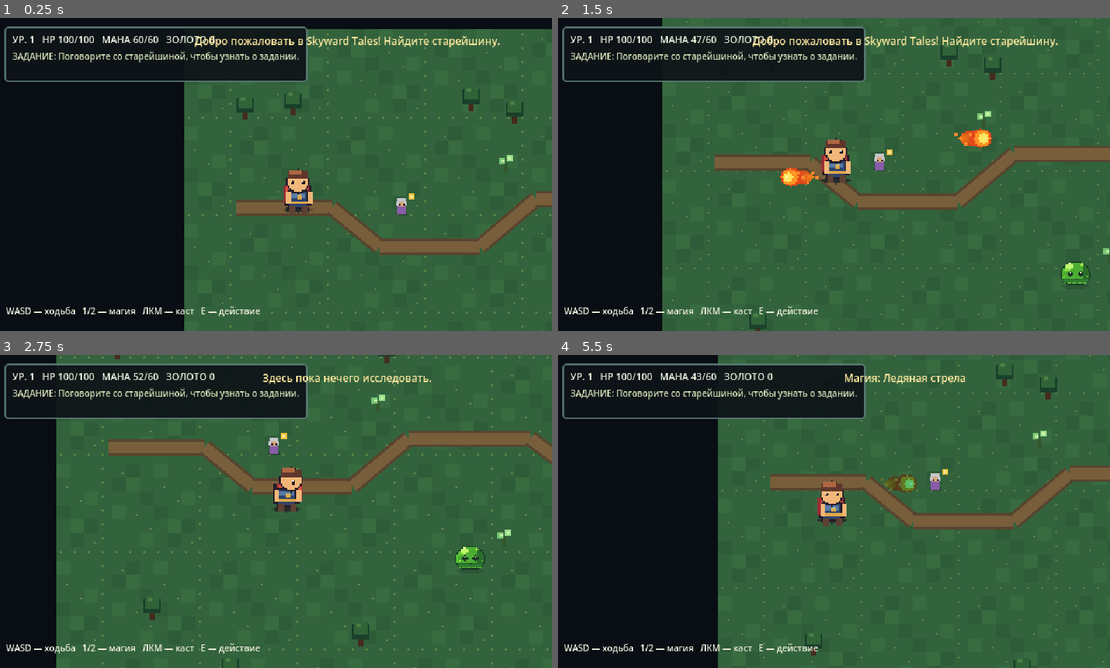
Above: before the commit, frames 1-4 (two rows, left to right).
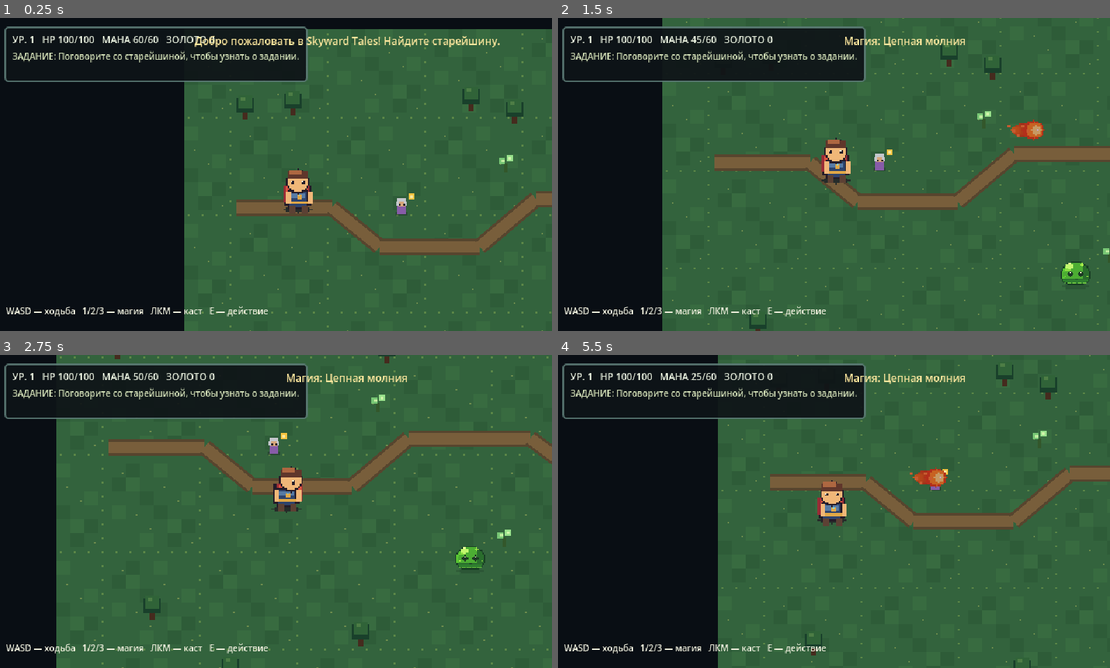
Above: after the commit, the same moments.

Repository: DoctorStrangeSH/Skyward-Tales
Game: Godot game, scene res://scenes/main.tscn
The game is run twice, just before and just after one commit, with the same random seed, the same clock (stepped at 60 frames per second) and the same inputs.
Inputs (mouse positions are in pixels of both pictures, inside the frame that each line leads up to):
- Up to frame 1 (0.25 s): no input
- Up to frame 2 (1.5 s): tap Enter at 0.5 s; move the mouse to (955, 158) at 0.52 s; hold D (move_right) 0.53-1.28 s; tap 3 at 0.6 s; click (955, 158) at 0.67 s; move the mouse to (718, 190) at 1.27 s; hold S (move_down) from 1.28 s (still down); click (718, 190) at 1.35 s
- Up to frame 3 (2.75 s): tap 3 at 1.55, 2.3 s; move the mouse to (331, 442) at 2.02 s; release S (move_down) at 2.03 s; hold D (move_right) from 2.03 s (still down); hold E (interact) from 2.03 s (still down)
- Up to frame 4 (5.5 s): move the mouse to (806, 574) at 2.77 s; release D (move_right) at 2.78 s; release E (interact) at 2.78 s; hold W (move_up) 2.78-3.53 s; tap 3 at 2.85, 3.8, 4.55, 5.1 s; click (806, 574) at 2.92 s; move the mouse to (999, 558) at 3.52 s; hold A (move_left) 3.53-5.03 s; tap 1 at 3.6 s; move the mouse to (662, 464) at 4.27 s; tap 2 at 4.35 s; move the mouse to (861, 511) at 5.02 s; hold S (move_down) from 5.03 s (still down); click (861, 511) at 5.17 s

The runs differ from the first frame. In frame 1, 0.4% of the frame differs, in the area x 17-49%, y 92-96%; in frame 2, 2.0%, in the area x 17-91%, y 5-96%; in frame 3, 0.8%; in frame 4, 1.1%.

Commit message:
feat: introduce chain lightning spell with diminishing chained damage

Diff:
--- a/data/spells.json
+++ b/data/spells.json
@@ -18,5 +18,17 @@
     "school": "ice",
     "slow_multiplier": 0.4,
     "slow_duration": 2.5
+  },
+  "chain_lightning": {
+    "name": "Цепная молния",
+    "description": "Первое попадание поражает цель, затем молния перескакивает ещё на двух ближайших врагов в радиусе 150 px от предыдущей цели. На каждом прыжке урон уменьшается.",
+    "mana_cost": 18,
+    "damage": 15,
+    "projectile_speed": 330,
+    "cooldown": 0.8,
+    "school": "lightning",
+    "chain_targets": 2,
+    "chain_radius": 150,
+    "chain_damage_factor": 0.7
   }
 }
--- a/scripts/magic_bolt.gd
+++ b/scripts/magic_bolt.gd
@@ -11,6 +11,9 @@
 var spell_id: String = "fireball"
 var slow_multiplier: float = 1.0
 var slow_duration: float = 0.0
+var chain_targets: int = 0
+var chain_radius: float = 0.0
+var chain_damage_factor: float = 0.65
 var visual: DirectionalSprite
 
 func _ready() -> void:
@@ -22,6 +25,8 @@
 	visual.set_moving(true)
 	if spell_id == "frostbolt":
 		visual.modulate = Color(0.38, 0.82, 1.0)
+	elif spell_id == "chain_lightning":
+		visual.modulate = Color(0.78, 0.66, 1.0)
 	add_child(visual)
 
 func setup(flight_direction: Vector2, spell_damage: int) -> void:
@@ -35,7 +40,7 @@
 	slow_multiplier = clampf(new_slow_multiplier, 0.1, 1.0)
 	slow_duration = maxf(new_slow_duration, 0.0)
 	if visual != null:
-		visual.modulate = Color(0.38, 0.82, 1.0) if spell_id == "frostbolt" else Color.WHITE
+		visual.modulate = Color(0.38, 0.82, 1.0) if spell_id == "frostbolt" else (Color(0.78, 0.66, 1.0) if spell_id == "chain_lightning" else Color.WHITE)
 
 func _physics_process(delta: float) -> void:
 	global_position += direction * speed * delta
@@ -46,8 +51,50 @@
 func _on_body_entered(body: Node2D) -> void:
 	if body.is_in_group("enemies") and body.has_method("take_damage"):
 		body.take_damage(damage)
+		if spell_id == "chain_lightning":
+			_apply_chain_lightning(body)
 		if spell_id == "frostbolt" and body.has_method("apply_slow") and slow_duration > 0.0:
 			body.apply_slow(slow_multiplier, slow_duration)
 		queue_free()
 	elif body is StaticBody2D:
 		queue_free()
+
+func _apply_chain_lightning(first_target: Node2D) -> void:
+	# Each hop originates at the last struck enemy; never hit the same enemy twice.
+	var hit: Array[Node2D] = [first_target]
+	var origin: Vector2 = first_target.global_position
+	var next_damage: int = damage
+	for hop in range(chain_targets):
+		var closest: Node2D = null
+		var closest_squared: float = chain_radius * chain_radius
+		for candidate in get_tree().get_nodes_in_group("enemies"):
+			var enemy := candidate as Node2D
+			if enemy == null or enemy in hit or enemy.is_queued_for_deletion():
+				continue
+			if not enemy.has_method("take_damage"):
+				continue
+			var distance_squared: float = origin.distance_squared_to(enemy.global_position)
+			if distance_squared < closest_squared:
+				closest_squared = distance_squared
+				closest = enemy
+		if closest == null:
+			break
+		next_damage = maxi(1, int(round(float(next_damage) * chain_damage_factor)))
+		var destination: Vector2 = closest.global_position
+		closest.take_damage(next_damage)
+		# Visual tether is temporary; it doesn't affect damage or target selection.
+		_spawn_lightning_flash(origin, destination)
+		hit.append(closest)
+		origin = destination
+
+func _spawn_lightning_flash(from_point: Vector2, to_point: Vector2) -> void:
+	var flash := Line2D.new()
+	flash.width = 2.0
+	flash.default_color = Color(0.77, 0.87, 1.0, 0.9)
+	flash.add_point(from_point)
+	flash.add_point((from_point + to_point) * 0.5 + Vector2(0, -4))
+	flash.add_point(to_point)
+	flash.top_level = true
+	get_tree().current_scene.add_child(flash)
+	var timer := get_tree().create_timer(0.14, false)
+	timer.timeout.connect(flash.queue_free)
--- a/scripts/main.gd
+++ b/scripts/main.gd
@@ -58,7 +58,7 @@
 		var prompt := "E — поговорить" if nearby_interactable is WorldNpc else "E — собрать"
 		hud.set_prompt(prompt)
 	else:
-		hud.set_prompt("WASD — ходьба   1/2 — магия   ЛКМ — каст   E — действие")
+		hud.set_prompt("WASD — ходьба   1/2/3 — магия   ЛКМ — каст   E — действие")
 
 func _input(event: InputEvent) -> void:
 	if event is InputEventKey and event.pressed and not event.echo:
@@ -66,6 +66,8 @@
 			select_spell("fireball")
 		elif event.keycode == KEY_2:
 			select_spell("frostbolt")
+		elif event.keycode == KEY_3:
+			select_spell("chain_lightning")
 	# _input receives mouse clicks even when a Control overlays the world.
 	if event.is_action_pressed("interact"):
 		if hud.dialogue_visible:
@@ -182,6 +184,9 @@
 	bolt.speed = float(spell.get("projectile_speed", 255))
 	bolt.setup(direction, spell_damage)
 	bolt.configure_effect(selected_spell_id, float(spell.get("slow_multiplier", 1.0)), float(spell.get("slow_duration", 0.0)))
+	bolt.chain_targets = int(spell.get("chain_targets", 0))
+	bolt.chain_radius = float(spell.get("chain_radius", 0.0))
+	bolt.chain_damage_factor = float(spell.get("chain_damage_factor", 0.65))
 	add_child(bolt)
 	bolt.global_position = player.global_position + direction * 12.0
 	cast_cooldown_remaining = float(spell.get("cooldown", 0.25))
Not shown, changed: docs/AI_HANDOFF.md
Not shown, changed: docs/ROADMAP.md
